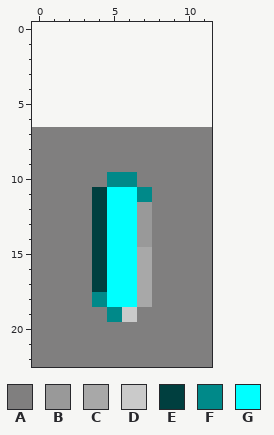
One commit to this pixel-art sprite: src/java/us/temerity/pipeline/laf/ListCellSelectedIcon.png. This is how it looked before the edit.
The file is 12x16 pixels. The old version is drawn lined up with the new one, on the new canvas.
Palette (. is transparent): A #807f7f  B #999999  C #a8a8a8  D #cacaca  E #003f3f  F #008989  G #00ffff
Pixels before, first column x 0:
 7 AAAAAAAAAAAA
 8 AAAAAAAAAAAA
 9 AAAAAAAAAAAA
10 AAAAAFFAAAAA
11 AAAAEGGFAAAA
12 AAAAEGGBAAAA
13 AAAAEGGBAAAA
14 AAAAEGGBAAAA
15 AAAAEGGCAAAA
16 AAAAEGGCAAAA
17 AAAAEGGCAAAA
18 AAAAFGGCAAAA
19 AAAAAFDAAAAA
20 AAAAAAAAAAAA
21 AAAAAAAAAAAA
22 AAAAAAAAAAAA
The result:
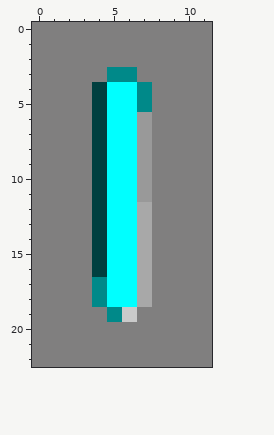
Change:
{"change": "canvas 12x16 -> 12x23, the old top-left corner now at 0,7"}
{"y":0,"x":0,"old":"............","new":"AAAAAAAAAAAA"}
{"y":1,"x":0,"old":"............","new":"AAAAAAAAAAAA"}
{"y":2,"x":0,"old":"............","new":"AAAAAAAAAAAA"}
{"y":3,"x":0,"old":"............","new":"AAAAAFFAAAAA"}
{"y":4,"x":0,"old":"............","new":"AAAAEGGFAAAA"}
{"y":5,"x":0,"old":"............","new":"AAAAEGGFAAAA"}
{"y":6,"x":0,"old":"............","new":"AAAAEGGBAAAA"}
{"y":7,"x":4,"old":"AAAA","new":"EGGB"}
{"y":8,"x":4,"old":"AAAA","new":"EGGB"}
{"y":9,"x":4,"old":"AAAA","new":"EGGB"}
{"y":10,"x":4,"old":"AFFA","new":"EGGB"}
{"y":11,"x":7,"old":"F","new":"B"}
{"y":12,"x":7,"old":"B","new":"C"}
{"y":13,"x":7,"old":"B","new":"C"}
{"y":14,"x":7,"old":"B","new":"C"}
{"y":17,"x":4,"old":"E","new":"F"}
{"label":"changed","picture_box":[32,22,212,292]}
